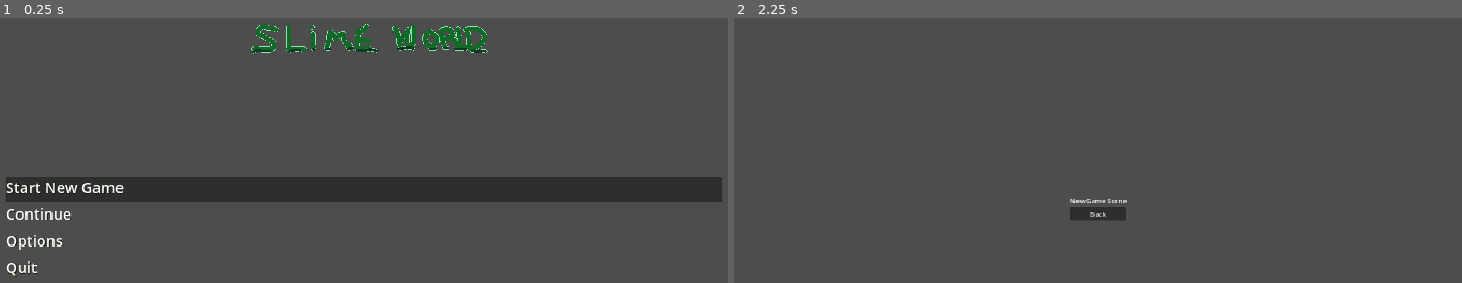
Above: before the commit, frames 1-2 (left to right).
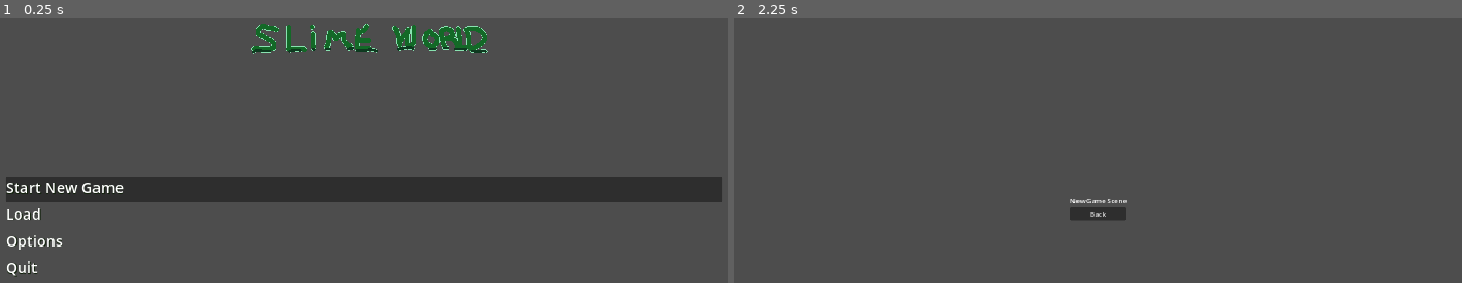
Above: after the commit, the same moments.

Repository: MisterCodo/slime
Game: Godot game, scene res://ui/title_screen/title_screen.tscn
Two runs of this game, one before a commit and one after it. Both use one fixed random seed, a clock stepped at 60 frames per second and the inputs below. Before the commit the project starts from res://ui/title_screen.tscn.
Inputs:
- Up to frame 1 (0.25 s): no input
- Up to frame 2 (2.25 s): click "Start New Game" at 0.5 s; click "Back" at 1.25 s; click "Start New Game" at 2 s

The runs differ from the first frame. In frame 1, 0.2% of the frame differs, in the area x 0-10%, y 71-77%; in frame 2, nothing differs.

Commit message:
Progress on #11 Changed project folder structure for ui related components

Diff:
--- a/project.godot
+++ b/project.godot
@@ -11,7 +11,7 @@
 [application]
 
 config/name="slime"
-run/main_scene="res://ui/title_screen.tscn"
+run/main_scene="res://ui/title_screen/title_screen.tscn"
 config/features=PackedStringArray("4.0", "Vulkan Mobile")
 config/icon="res://icon.svg"
 
--- a/ui/continue_button.tscn
+++ /dev/null
@@ -1,8 +0,0 @@
-[gd_scene load_steps=2 format=3]
-
-[ext_resource type="PackedScene" path="res://ui/menu_button.tscn" id="1_7wnde"]
-
-[node name="Continue" instance=ExtResource("1_7wnde")]
-
-[node name="Label" parent="." index="0"]
-text = "Continue"
--- a/ui/scenes/return_to_title.gd
+++ /dev/null
@@ -1,5 +0,0 @@
-extends Control
-
-
-func _on_back_pressed():
-	get_tree().change_scene_to_file("res://ui/title_screen.tscn")
--- /dev/null
+++ b/ui/title_screen/load_button.tscn
@@ -0,0 +1,9 @@
+[gd_scene load_steps=2 format=3 uid="uid://rfollf2yfxhs"]
+
+[ext_resource type="PackedScene" uid="uid://dked3qtlchhg6" path="res://ui/menu_button.tscn" id="1_7wnde"]
+
+[node name="Load" instance=ExtResource("1_7wnde")]
+
+[node name="Label" parent="." index="0"]
+layout_mode = 3
+text = "Load"
--- a/ui/scenes/new_game.tscn
+++ b/ui/title_screen/scenes/new_game.tscn
@@ -1,6 +1,6 @@
-[gd_scene load_steps=2 format=3 uid="uid://j8sr0ahlscn8"]
+[gd_scene load_steps=2 format=3]
 
-[ext_resource type="Script" path="res://ui/scenes/return_to_title.gd" id="1_7ivsn"]
+[ext_resource type="Script" path="res://ui/title_screen/scenes/return_to_title.gd" id="1_7ivsn"]
 
 [node name="NewGame" type="Control"]
 layout_mode = 3
--- a/ui/scenes/options.tscn
+++ b/ui/title_screen/scenes/options.tscn
@@ -1,6 +1,6 @@
-[gd_scene load_steps=2 format=3 uid="uid://cuxldet3d7gil"]
+[gd_scene load_steps=2 format=3]
 
-[ext_resource type="PackedScene" uid="uid://j8sr0ahlscn8" path="res://ui/scenes/new_game.tscn" id="1_k344d"]
+[ext_resource type="PackedScene" path="res://ui/title_screen/scenes/new_game.tscn" id="1_k344d"]
 
 [node name="Options" instance=ExtResource("1_k344d")]
 
--- /dev/null
+++ b/ui/title_screen/scenes/return_to_title.gd
@@ -0,0 +1,5 @@
+extends Control
+
+
+func _on_back_pressed():
+	get_tree().change_scene_to_file("res://ui/title_screen/title_screen.tscn")
--- a/ui/title_screen.gd
+++ b/ui/title_screen/title_screen.gd
@@ -2,7 +2,7 @@
 
 
 func _on_new_game_pressed():
-	get_tree().change_scene_to_file("res://ui/scenes/new_game.tscn")
+	get_tree().change_scene_to_file("res://ui/title_screen/scenes/new_game.tscn")
 
 
 func _on_continue_pressed():
@@ -10,7 +10,7 @@
 
 
 func _on_options_pressed():
-	get_tree().change_scene_to_file("res://ui/scenes/options.tscn")
+	get_tree().change_scene_to_file("res://ui/title_screen/scenes/options.tscn")
 
 
 func _on_quit_pressed():
--- a/ui/title_screen.tscn
+++ b/ui/title_screen/title_screen.tscn
@@ -1,11 +1,11 @@
-[gd_scene load_steps=8 format=3 uid="uid://c3tq1o8xav8ky"]
+[gd_scene load_steps=8 format=3 uid="uid://c7fors66tpr7g"]
 
-[ext_resource type="Script" path="res://ui/title_screen.gd" id="1_m0g57"]
+[ext_resource type="Script" path="res://ui/title_screen/title_screen.gd" id="1_m0g57"]
 [ext_resource type="Texture2D" uid="uid://7nu8lvoqsb0c" path="res://assets/logo.png" id="2_7bst2"]
-[ext_resource type="PackedScene" uid="uid://bcm46hfrtt6pi" path="res://ui/new_game_button.tscn" id="3_cfqpm"]
-[ext_resource type="PackedScene" path="res://ui/continue_button.tscn" id="4_qhlj6"]
-[ext_resource type="PackedScene" path="res://ui/options_button.tscn" id="5_ohu8a"]
-[ext_resource type="PackedScene" path="res://ui/quit_button.tscn" id="6_qbfj5"]
+[ext_resource type="PackedScene" uid="uid://b0briirwr8btc" path="res://ui/title_screen/new_game_button.tscn" id="3_cfqpm"]
+[ext_resource type="PackedScene" uid="uid://rfollf2yfxhs" path="res://ui/title_screen/load_button.tscn" id="4_qhlj6"]
+[ext_resource type="PackedScene" path="res://ui/title_screen/options_button.tscn" id="5_ohu8a"]
+[ext_resource type="PackedScene" path="res://ui/title_screen/quit_button.tscn" id="6_qbfj5"]
 [ext_resource type="PackedScene" uid="uid://dgqa4320xelr6" path="res://ui/fade.tscn" id="7_01r1b"]
 
 [node name="TitleScreen" type="Control"]
Renamed: ui/new_game_button.tscn -> ui/title_screen/new_game_button.tscn
Renamed: ui/options_button.tscn -> ui/title_screen/options_button.tscn
Renamed: ui/quit_button.tscn -> ui/title_screen/quit_button.tscn
